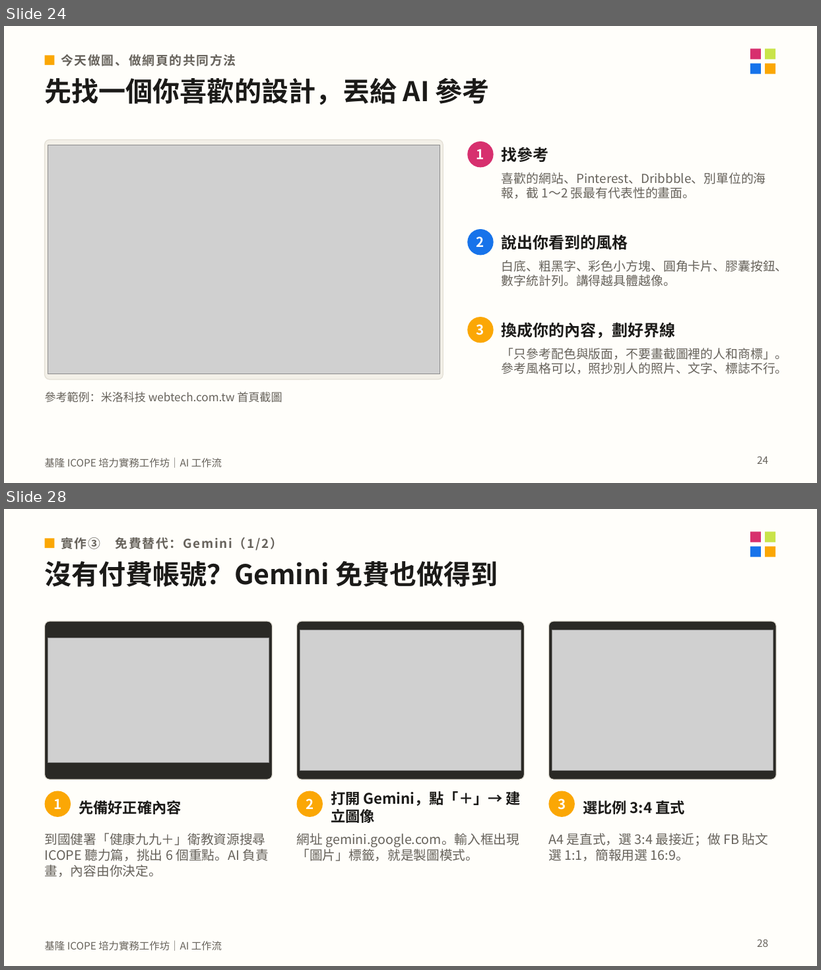
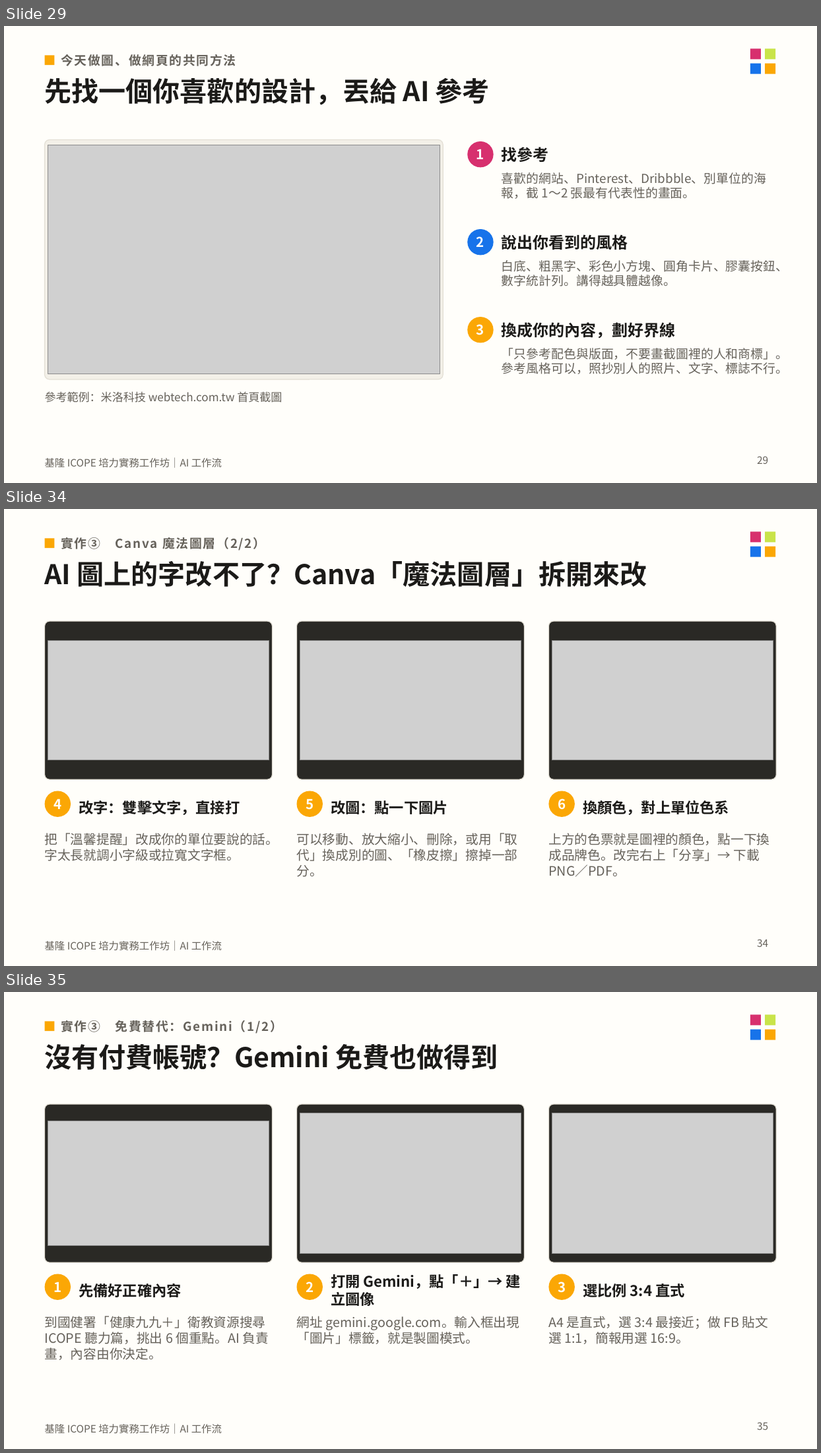
Before and after one commit to mattsue1003/keelung-icope-ai, a slide deck: 基隆ICOPE_AI工作坊_講義.pptx. Shown one above the other, each under a label of ours: slides 24 and 28 before the commit, slides 29, 34 and 35 after it; the slides between them are not shown. The pictures are 821x970 and 821x1453 pixels, drawn with LibreOffice and Linux fonts; fonts in the diff are those of the drawing; grey boxes stand for pictures. Boxes give left, top, right and bottom in pixels: in the first picture for what was removed or moved away, otherwise in the second. Text is boxed around its words. In the diff, an @@ line names an element or a change of style, - is before the commit and + after.

```diff
--- a/基隆ICOPE_AI工作坊_講義.pptx
+++ b/基隆ICOPE_AI工作坊_講義.pptx
@@ slide 34 added at [4, 509, 817, 966], background #FFFEFA; not listed: 5 template elements that a slide beside it also shows @@
@@ rectangle added at [45, 538, 54, 548], fill #FBA705 @@
@@ text added at [61, 537, 265, 551], 11 pt, text #66625B, bold @@
+實作③ Canva 魔法圖層（2/2）
@@ text added at [45, 561, 648, 587], 24 pt, text #1B1A18, bold @@
+AI 圖上的字改不了？Canva「魔法圖層」拆開來改
@@ rounded rectangle added at [45, 621, 273, 780], fill #2A2925, outline #E4E0D6 0.75 pt @@
@@ rounded rectangle added at [297, 621, 524, 780], fill #2A2925, outline #E4E0D6 0.75 pt @@
@@ rounded rectangle added at [548, 621, 776, 780], fill #2A2925, outline #E4E0D6 0.75 pt @@
@@ picture added at [48, 641, 269, 760] @@
@@ picture added at [300, 641, 521, 760] @@
@@ picture added at [552, 641, 773, 760] @@
@@ ellipse added at [45, 791, 71, 817], fill #FBA705 @@
@@ text added at [54, 799, 61, 809], 12 pt, text #FFFFFF, bold @@
+4
@@ text added at [79, 801, 240, 815], 13 pt, text #1B1A18, bold @@
+改字：雙擊文字，直接打
@@ ellipse added at [297, 791, 323, 817], fill #FBA705 @@
@@ text added at [306, 799, 314, 810], 12 pt, text #FFFFFF, bold @@
+5
@@ text added at [331, 801, 448, 815], 13 pt, text #1B1A18, bold @@
+改圖：點一下圖片
@@ ellipse added at [548, 791, 575, 817], fill #FBA705 @@
@@ text added at [558, 799, 566, 810], 12 pt, text #FFFFFF, bold @@
+6
@@ text added at [583, 801, 729, 815], 13 pt, text #1B1A18, bold @@
+換顏色，對上單位色系
@@ text added at [45, 833, 279, 861], 11.5 pt, text #66625B @@
+把「溫馨提醒」改成你的單位要說的話。字太長就調小字級或拉寬文字框。
@@ text added at [296, 833, 517, 877], 11.5 pt, text #66625B @@
+可以移動、放大縮小、刪除，或用「取代」換成別的圖、「橡皮擦」擦掉一部分。
@@ text added at [548, 833, 770, 877], 11.5 pt, text #66625B @@
+上方的色票就是圖裡的顏色，點一下換成品牌色。改完右上「分享」→ 下載 PNG／PDF。
@@ page number added at [757, 939, 768, 947], 9 pt, text #66625B @@
+34
@@ what was slide 24 is now slide 29 @@
@@ page number at [757, 456, 768, 464]: text changed @@
-24
+29
@@ what was slide 28 is now slide 35 @@
@@ page number at [757, 1422, 768, 1430]: text changed @@
-28
+35
```
Also in this commit, not shown: 3 slides changed, 7 other slides added, 1 slide removed, 26 other files.
